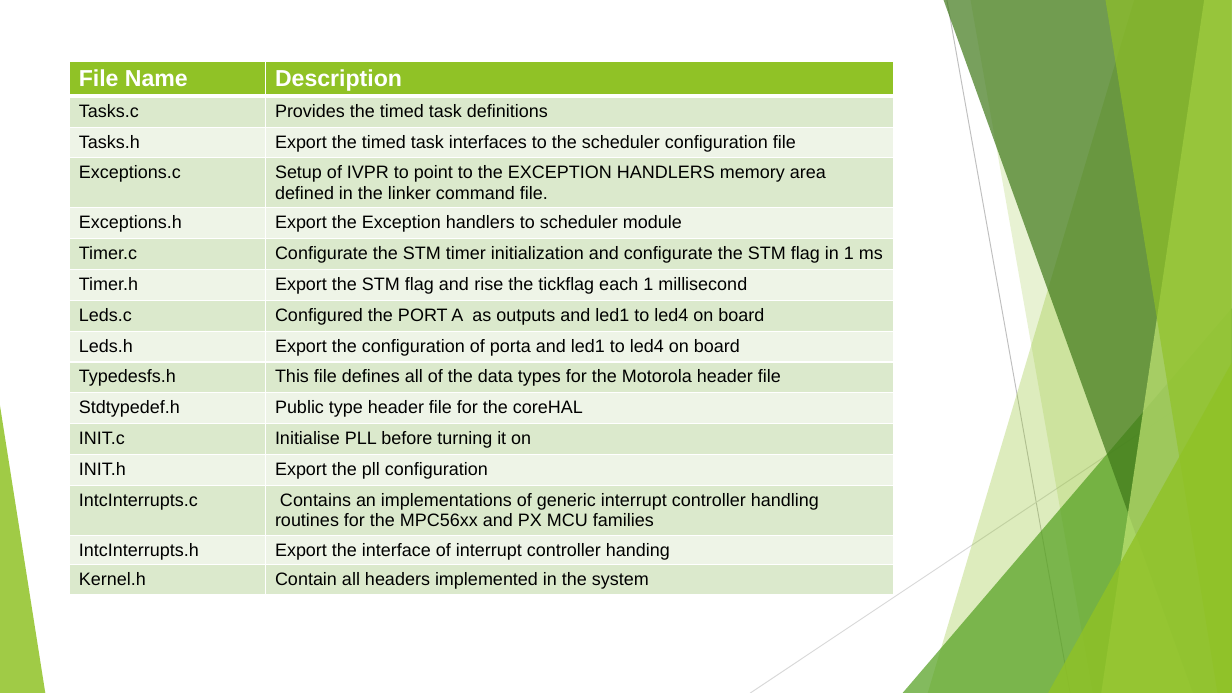
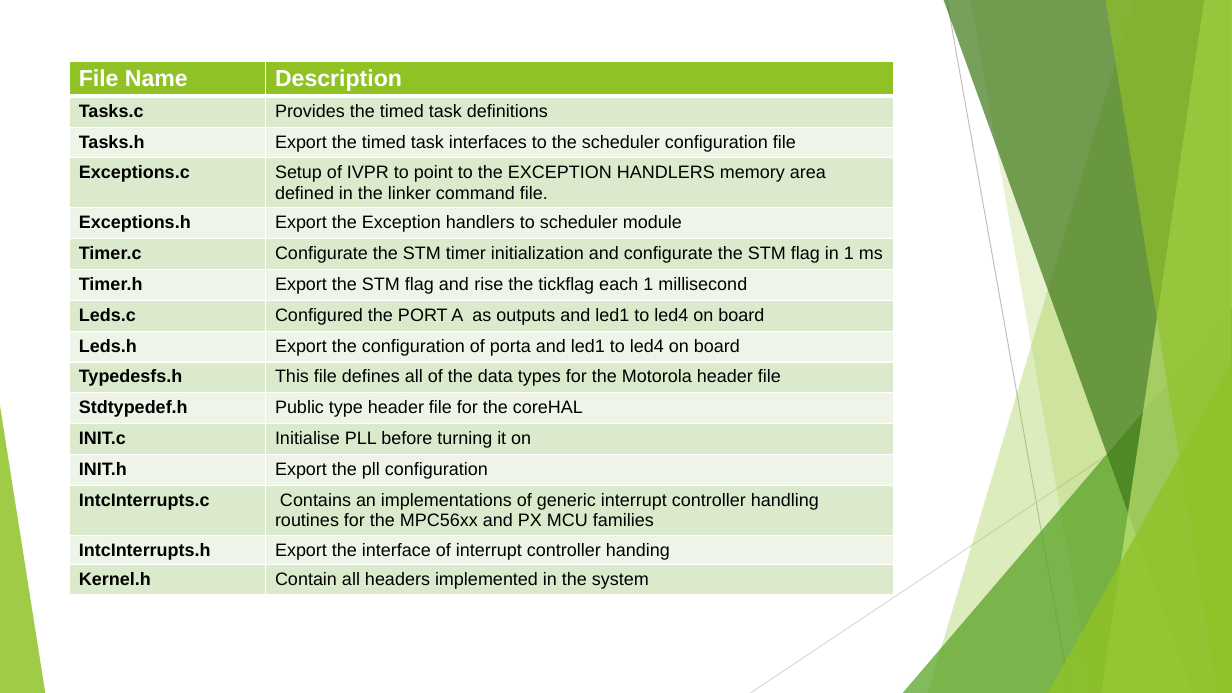
Before and after one commit to DavidDiaz0099/scheduler, a slide deck: slide 8 of Scheduler Module.pptx. Drawn at 1232x693 pixels with LibreOffice and Linux fonts; fonts in the diff are those of the drawing. Boxes give left, top, right and bottom in pixels: in the first picture for what was removed or moved away, otherwise in the second. Text is boxed around its words. In the diff, an @@ line names an element or a change of style, - is before the commit and + after.

```diff
--- a/Scheduler Module.pptx
+++ b/Scheduler Module.pptx
@@ table at <box>69,61,893,604</box> @@
@@ bold on in "Tasks.c", "Tasks.h", "Exceptions.c", "Exceptions.h" and 11 more places @@
```
Also in this commit, not shown: 6 other slides changed, 1 other file.
